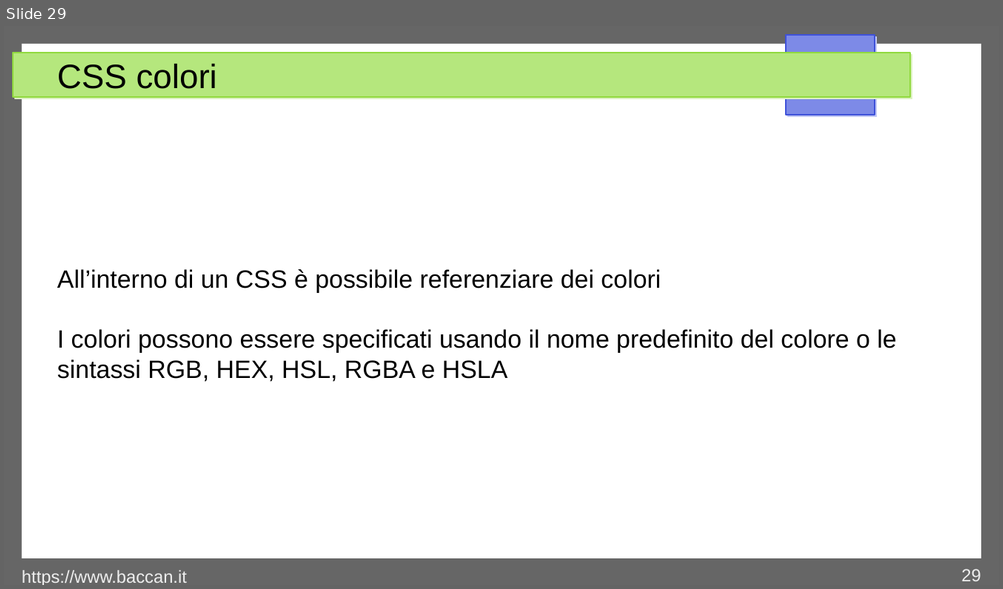
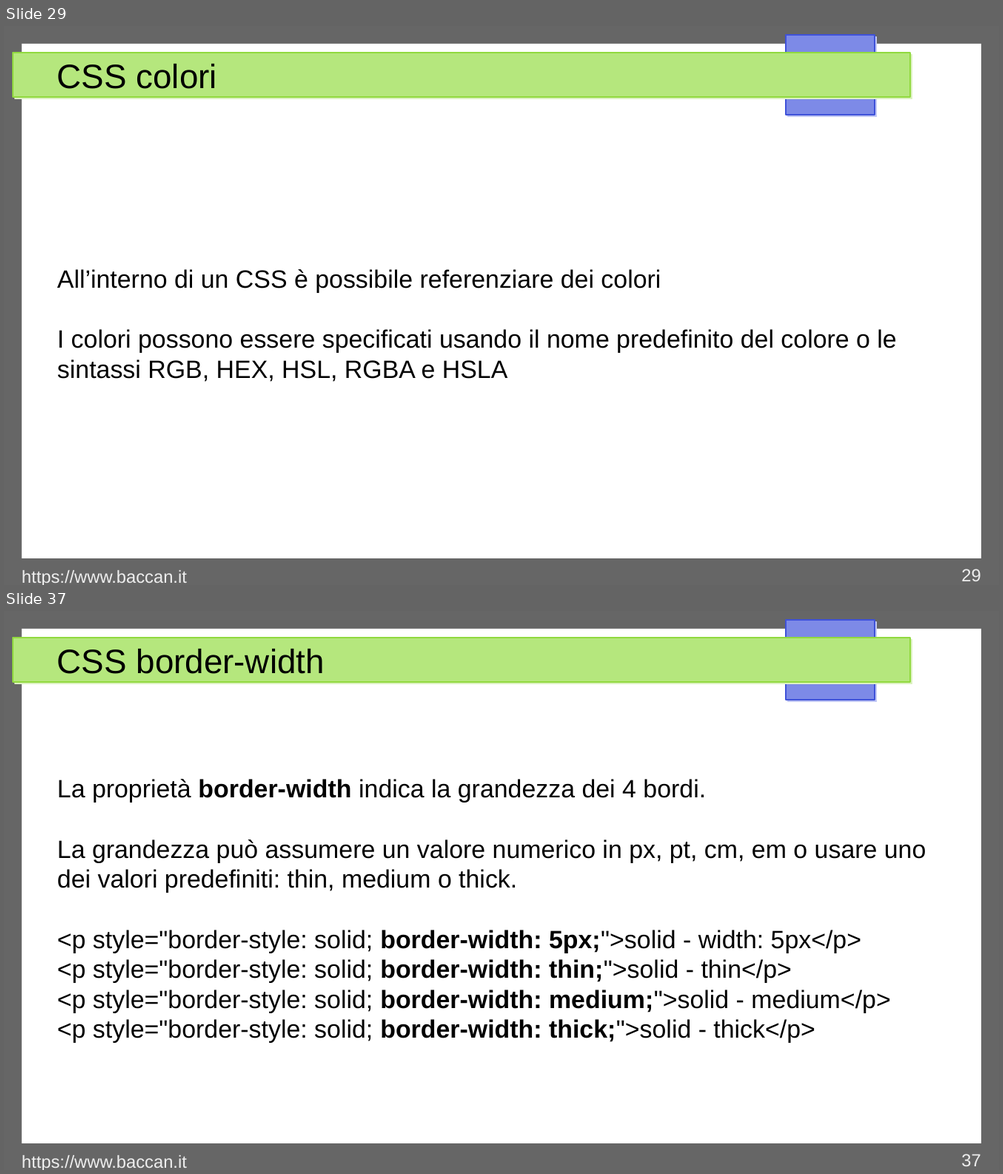
Before and after one commit to matteobaccan/CorsoCSS, a slide deck: Chapter_css.odp. Shown one above the other, each under a label of ours: slide 29 before the commit, slides 29 and 37 after it; the slides between them are not shown. The pictures are 1003x589 and 1003x1174 pixels, drawn with LibreOffice and Linux fonts; fonts in the diff are those of the drawing. Boxes give left, top, right and bottom in pixels: in the first picture for what was removed or moved away, otherwise in the second. Text is boxed around its words. In the diff, an @@ line names an element or a change of style, - is before the commit and + after.

Commit message:
Border, padding e margin

```diff
--- a/Chapter_css.odp
+++ b/Chapter_css.odp
@@ slide 37 added at (x1=4, y1=611, x2=999, y2=1170), background #FFFFFF; not listed: 4 template elements that a slide beside it also shows @@
@@ title added at (x1=57, y1=649, x2=324, y2=674), 27 pt, text #000000 @@
+CSS border-width
@@ text added at (x1=57, y1=779, x2=926, y2=1043), 20 pt, text #000000 @@
+La proprietà border-width indica la grandezza dei 4 bordi.
+La grandezza può assumere un valore numerico in px, pt, cm, em o usare uno dei valori predefiniti: thin, medium o thick.
+<p style="border-style: solid; border-width: 5px;">solid - width: 5px</p>
+<p style="border-style: solid; border-width: thin;">solid - thin</p>
+<p style="border-style: solid; border-width: medium;">solid - medium</p>
+<p style="border-style: solid; border-width: thick;">solid - thick</p>
@@ text added at (x1=22, y1=1156, x2=187, y2=1170), 14 pt, text #EEEEEE @@
+https://www.baccan.it
@@ page number added at (x1=961, y1=1154, x2=980, y2=1167), 14 pt, text #EEEEEE @@
+37
```
Also in this commit, not shown: 4 slides changed, 10 other slides added, 10 other files.
